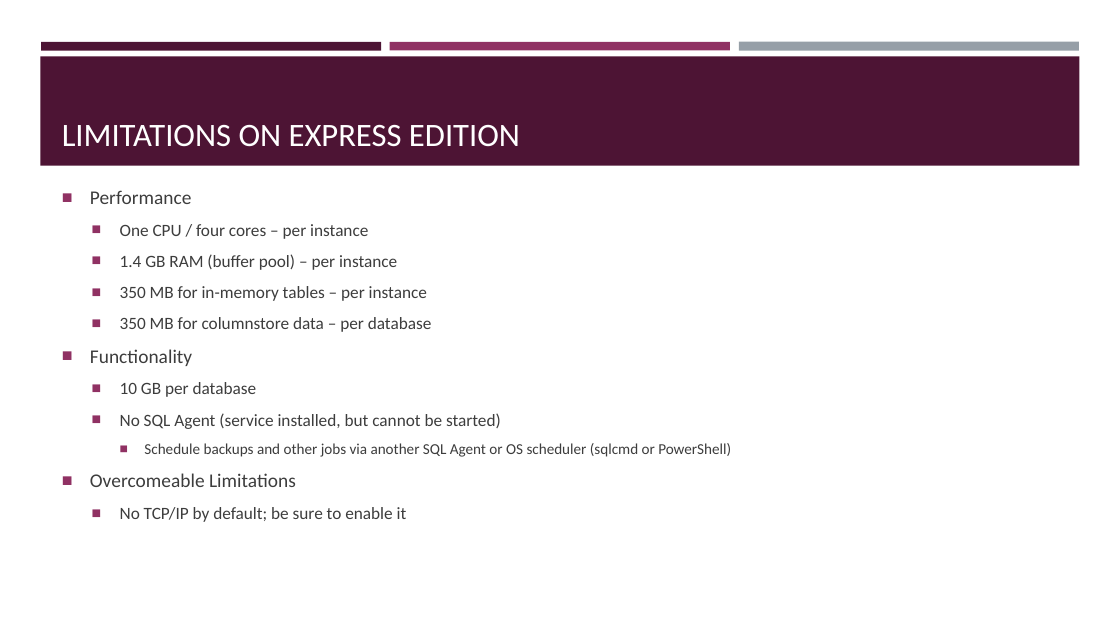
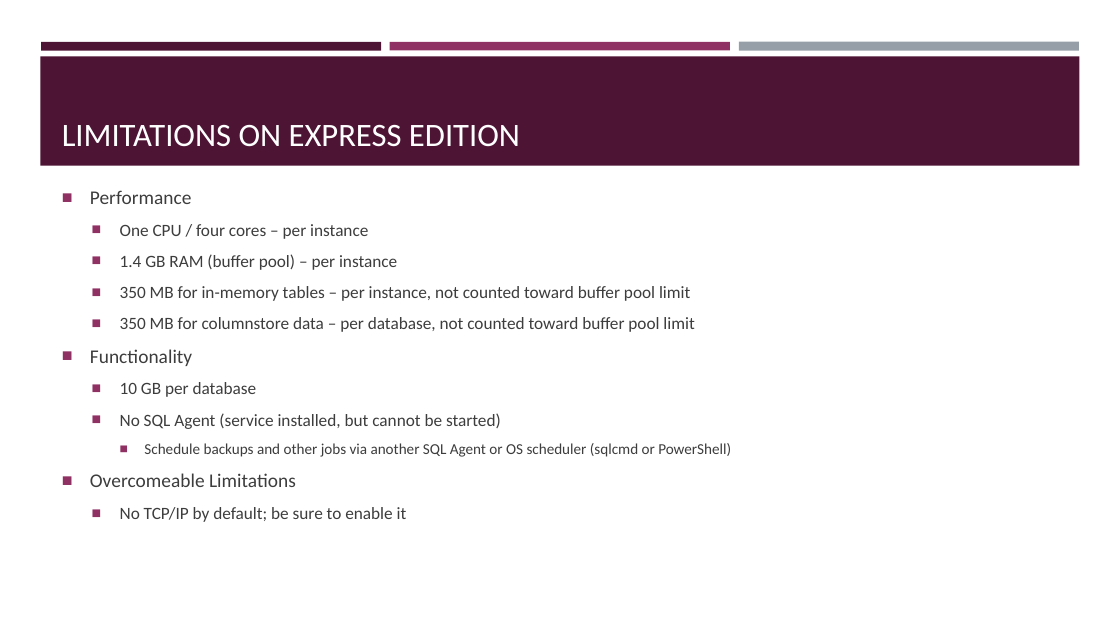
Before and after one commit to sqltran/SevenAwesomeSQLFeatures, a slide deck: slide 5 of AwesomeFreeSQLServerFeatures.pptx. Drawn at 1120x630 pixels with LibreOffice and Linux fonts; fonts in the diff are those of the drawing. Boxes give left, top, right and bottom in pixels: in the first picture for what was removed or moved away, otherwise in the second. Text is boxed around its words. In the diff, an @@ line names an element or a change of style, - is before the commit and + after.

Commit message:
Clarify limits that don't apply to buffer pool.
See https://blogs.msdn.microsoft.com/sql_server_team/sql-server-2016-sp1-know-your-limits/

```diff
--- a/AwesomeFreeSQLServerFeatures.pptx
+++ b/AwesomeFreeSQLServerFeatures.pptx
@@ text at (120, 286, 694, 332): text changed @@
-  ■ 350 MB for in-memory tables – per instance
-  ■ 350 MB for columnstore data – per database
+  ■ 350 MB for in-memory tables – per instance, not counted toward buffer pool limit
+  ■ 350 MB for columnstore data – per database, not counted toward buffer pool limit
```
